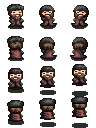
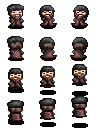
Layers edited between the first and the second 96×128 image:
painted on "Calque 6" over left=8, top=25, right=88, bottom=128
